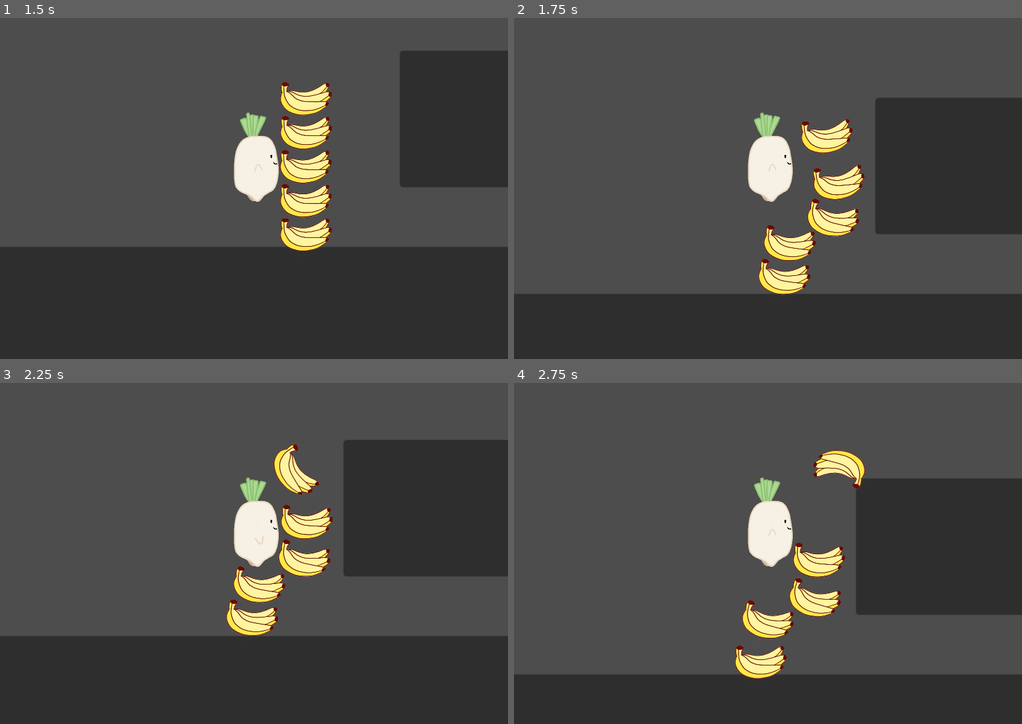
Above: before the commit, frames 1-4 (two rows, left to right).
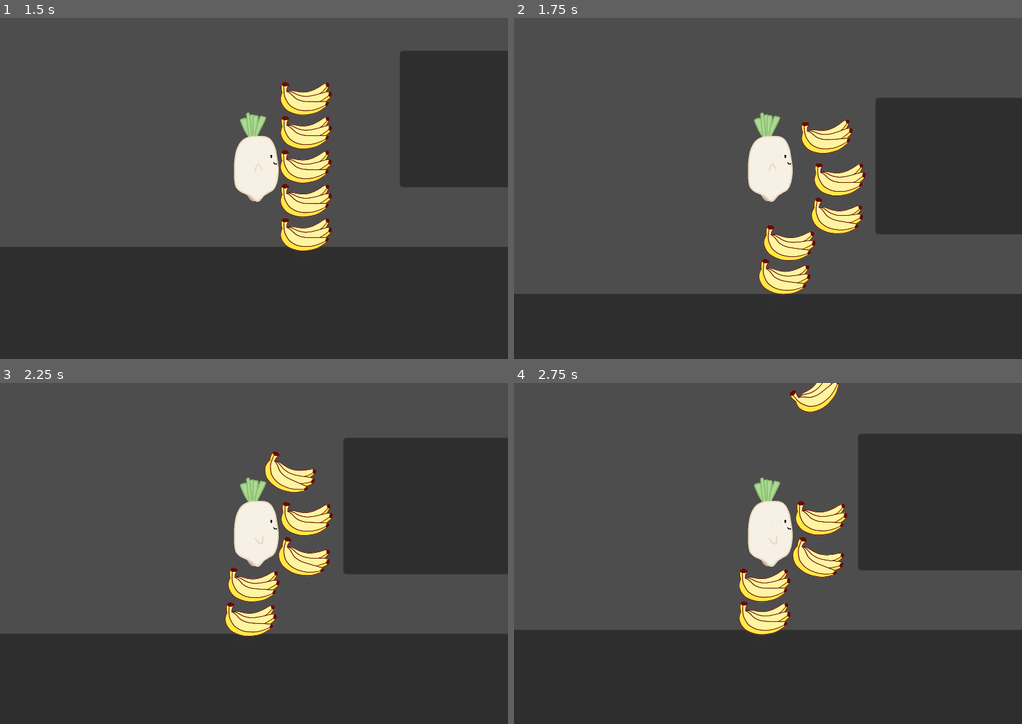
Above: after the commit, the same moments.

Repository: Boyquotes/daikon
Game: Godot game, scene res://menu.tscn
Two runs of this game, one before a commit and one after it. Both use one fixed random seed, a clock stepped at 60 frames per second and the inputs below. Sound files missing from this copy of the repository are replaced by a short silence.
Inputs:
- Up to frame 1 (1.5 s): click "Start" at 0.5 s; tap Enter (ui_accept) at 1.25 s; hold Right (ui_right) from 1.28 s (still down)
- Up to frame 2 (1.75 s): keep holding Right (ui_right); tap Enter (ui_accept) at 1.52 s
- Up to frame 3 (2.25 s): keep holding Right (ui_right)
- Up to frame 4 (2.75 s): keep holding Right (ui_right); tap Enter (ui_accept) at 2.27 s

Frame 1 is identical in both runs. In frame 2, 1.5% of the frame differs, in the area x 48-70%, y 29-81%; in frame 3, 3.4%; in frame 4, 25%, in the area x 0-100%, y 0-87%.

Commit message:
add another panel

Diff:
--- a/level.tscn
+++ b/level.tscn
@@ -7,6 +7,9 @@
 
 [sub_resource type="RectangleShape2D" id="RectangleShape2D_t8481"]
 size = Vector2(1816.25, 105)
+
+[sub_resource type="RectangleShape2D" id="RectangleShape2D_30sho"]
+size = Vector2(1068, 101)
 
 [node name="Level" type="Node2D"]
 script = ExtResource("1_1eiqh")
@@ -23,16 +26,26 @@
 offset_right = 2720.0
 offset_bottom = 1152.0
 
+[node name="Panel3" type="Panel" parent="."]
+offset_left = 2789.0
+offset_top = 1202.0
+offset_right = 3867.0
+offset_bottom = 1313.0
+
 [node name="StaticBody2D" type="StaticBody2D" parent="."]
 position = Vector2(119, 231)
 
-[node name="CollisionShape2D" type="CollisionShape2D" parent="StaticBody2D"]
+[node name="Collision1" type="CollisionShape2D" parent="StaticBody2D"]
 position = Vector2(865, 1033)
 shape = SubResource("RectangleShape2D_t8481")
 
-[node name="CollisionShape2D2" type="CollisionShape2D" parent="StaticBody2D"]
+[node name="Collision2" type="CollisionShape2D" parent="StaticBody2D"]
 position = Vector2(1684.88, 857)
 shape = SubResource("RectangleShape2D_t8481")
+
+[node name="Collision3" type="CollisionShape2D" parent="StaticBody2D"]
+position = Vector2(3210, 1025.5)
+shape = SubResource("RectangleShape2D_30sho")
 
 [node name="CharacterBody2D" parent="." instance=ExtResource("1_q3dmt")]
 position = Vector2(712, 1144)
Not shown: 1 places in level.tscn that only renumber resources
